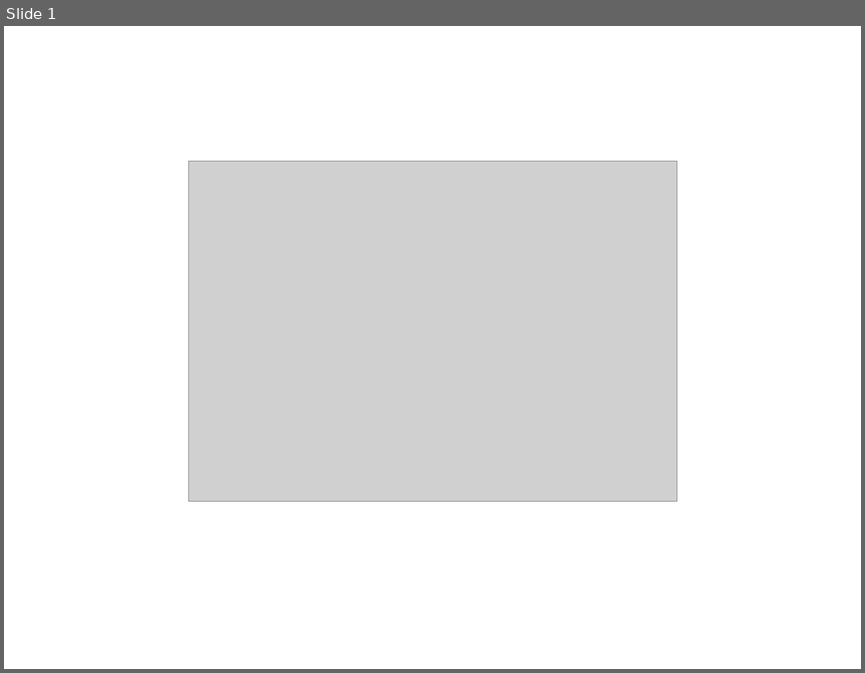
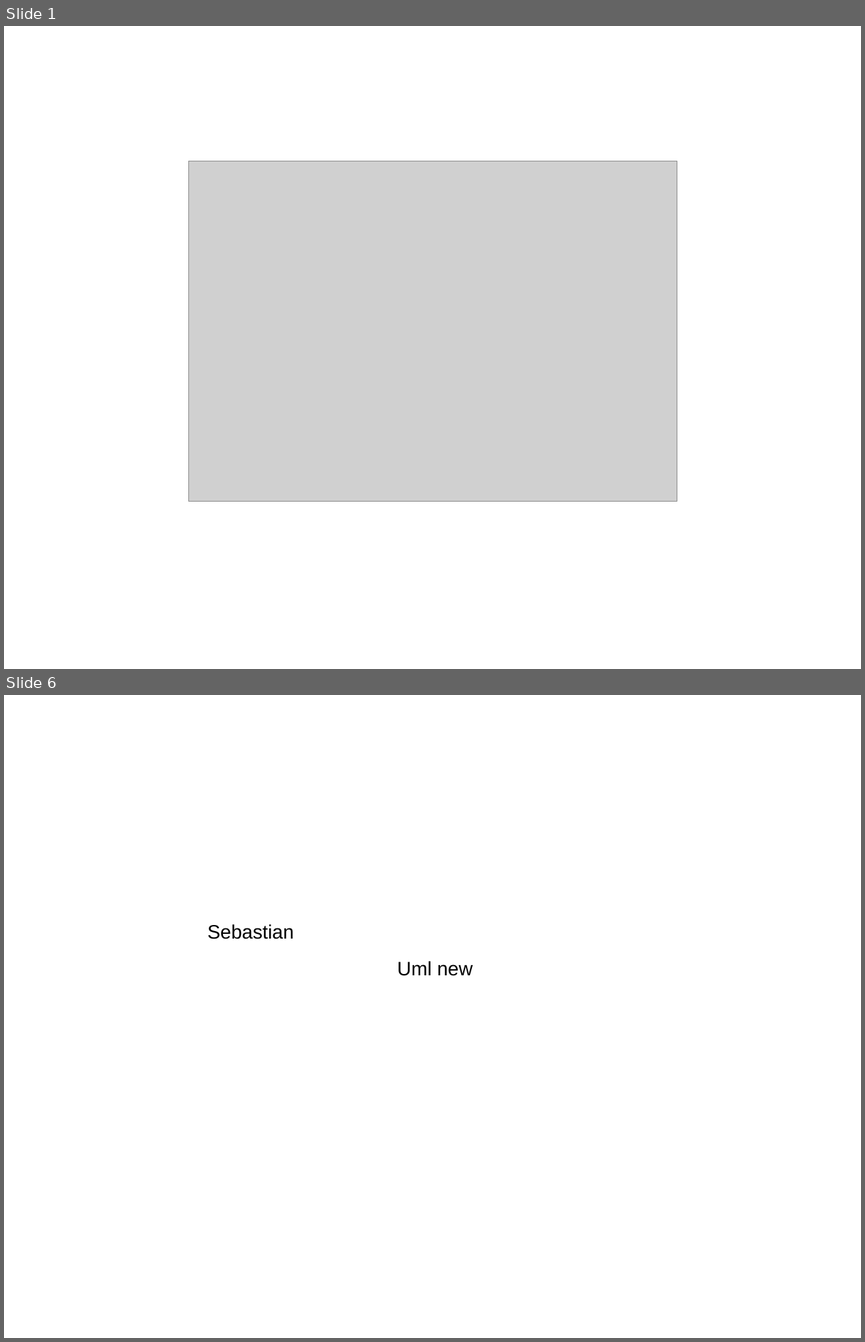
Before and after one commit to Hanicef/teamsassy, a slide deck: documents/Presentation.odp. Shown one above the other, each under a label of ours: slide 1 before the commit, slides 1 and 6 after it; the slides between them are not shown. The pictures are 865x673 and 865x1342 pixels, drawn with LibreOffice and Linux fonts; fonts in the diff are those of the drawing; grey boxes stand for pictures. Boxes give left, top, right and bottom in pixels: in the first picture for what was removed or moved away, otherwise in the second. Text is boxed around its words. In the diff, an @@ line names an element or a change of style, - is before the commit and + after.

```diff
--- a/documents/Presentation.odp
+++ b/documents/Presentation.odp
@@ slide 6 added at bbox=[4, 695, 861, 1338], background #FFFFFF @@
@@ text added at bbox=[207, 924, 294, 939], 18 pt, text #000000 @@
+Sebastian
@@ text added at bbox=[397, 961, 473, 976], 18 pt, text #000000 @@
+Uml new
```
Also in this commit, not shown: 5 slides changed, 4 other slides added, 2 slides removed.
